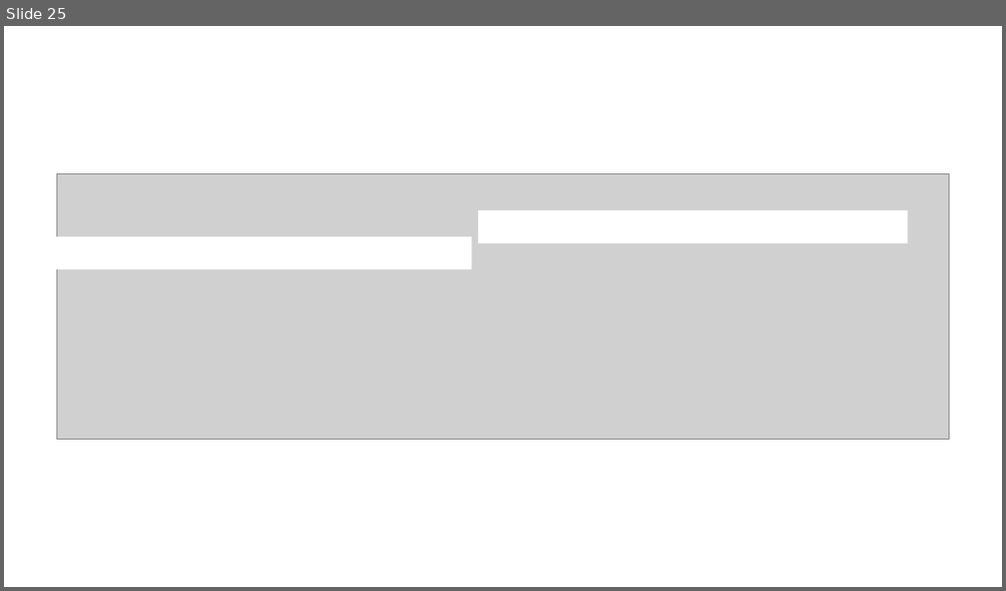
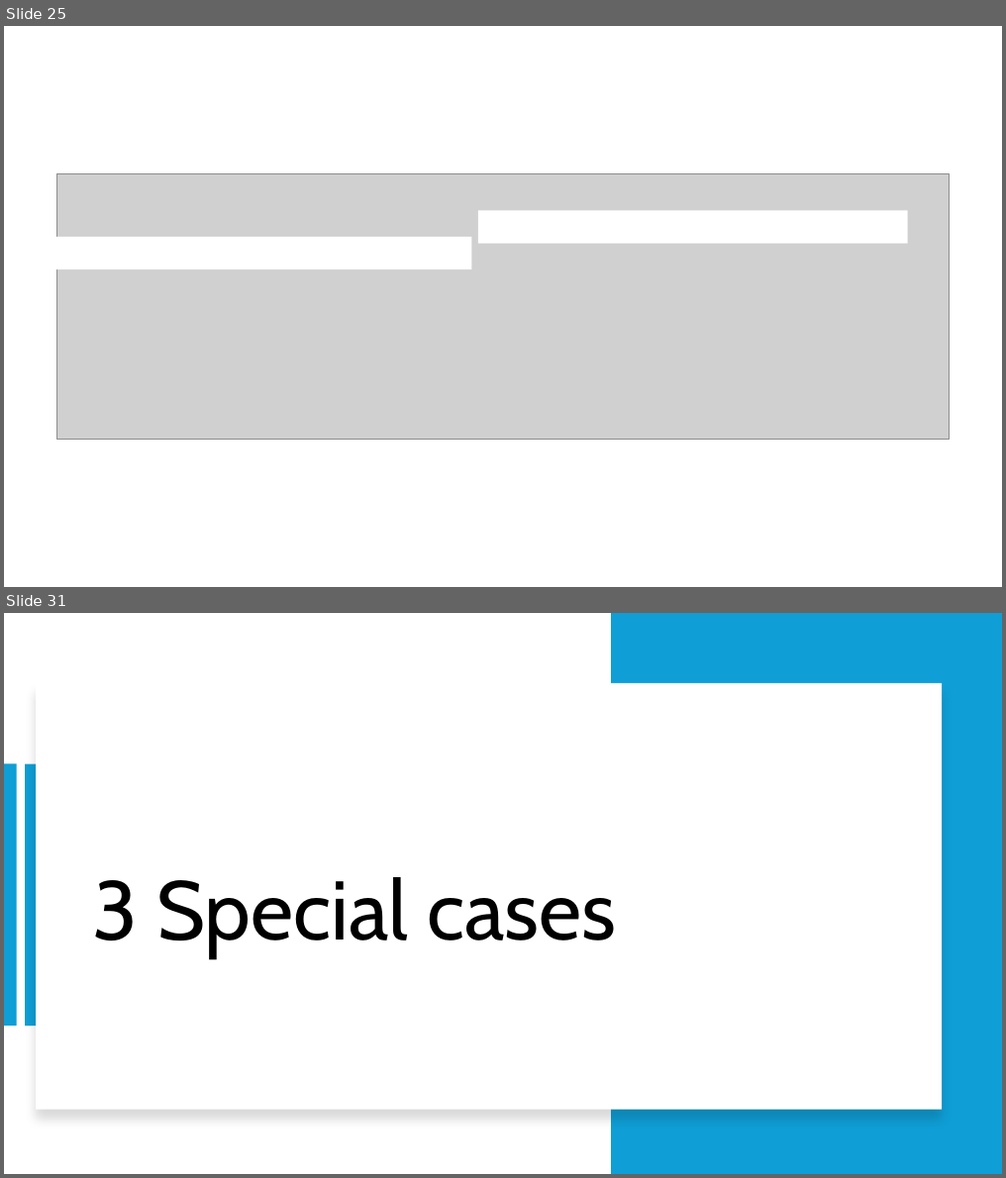
Before and after one commit to RobertNagy299/dsa-i-teaching, a slide deck: MyOwnPresentations/Divide_Conquer_Recursion_II.pptx. Shown one above the other, each under a label of ours: slide 25 before the commit, slides 25 and 31 after it; the slides between them are not shown. The pictures are 1006x591 and 1006x1178 pixels, drawn with LibreOffice and Linux fonts; fonts in the diff are those of the drawing; grey boxes stand for pictures. Boxes give left, top, right and bottom in pixels: in the first picture for what was removed or moved away, otherwise in the second. Text is boxed around its words. In the diff, an @@ line names an element or a change of style, - is before the commit and + after.

Commit message:
Add master theorem cases with explanation

```diff
--- a/MyOwnPresentations/Divide_Conquer_Recursion_II.pptx
+++ b/MyOwnPresentations/Divide_Conquer_Recursion_II.pptx
@@ slide 31 added at <box>4,613,1002,1174</box>, background #FFFFFF @@
@@ rectangle added at <box>611,613,1002,1174</box>, fill #0F9ED5 @@
@@ rectangle added at <box>36,683,942,1110</box>, fill #FFFFFF @@
@@ rectangle added at <box>4,763,16,1026</box>, fill #0F9ED5 @@
@@ rectangle added at <box>25,763,38,1026</box>, fill #0F9ED5 @@
@@ title added at <box>92,877,616,958</box>, 80 pt, text #000000 @@
+3 Special cases
```
Also in this commit, not shown: 1 slide changed, 28 other slides added.
